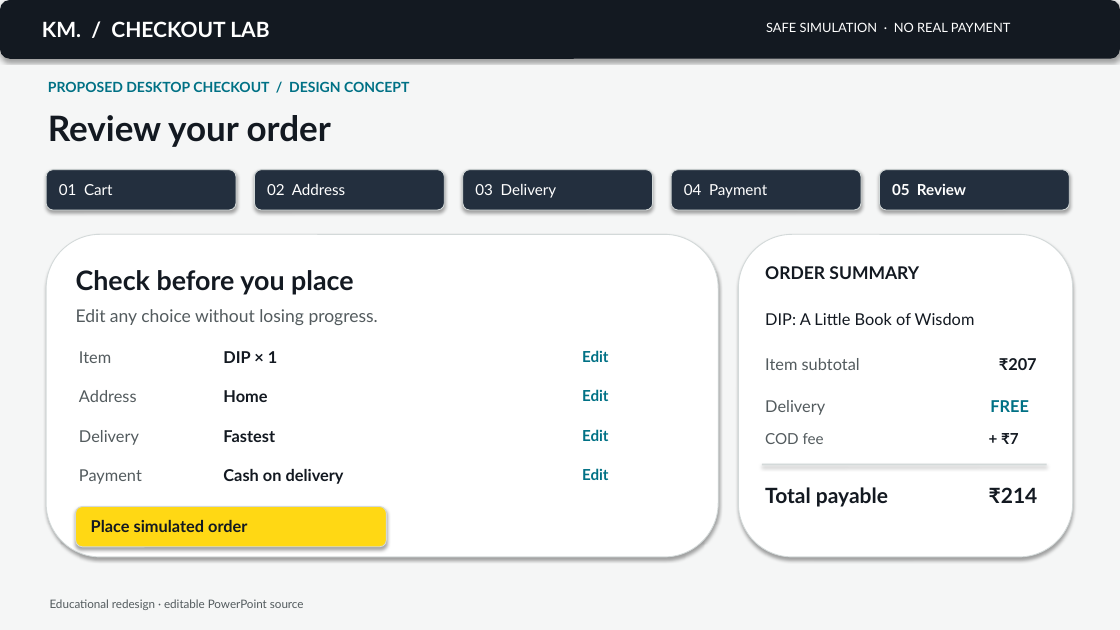
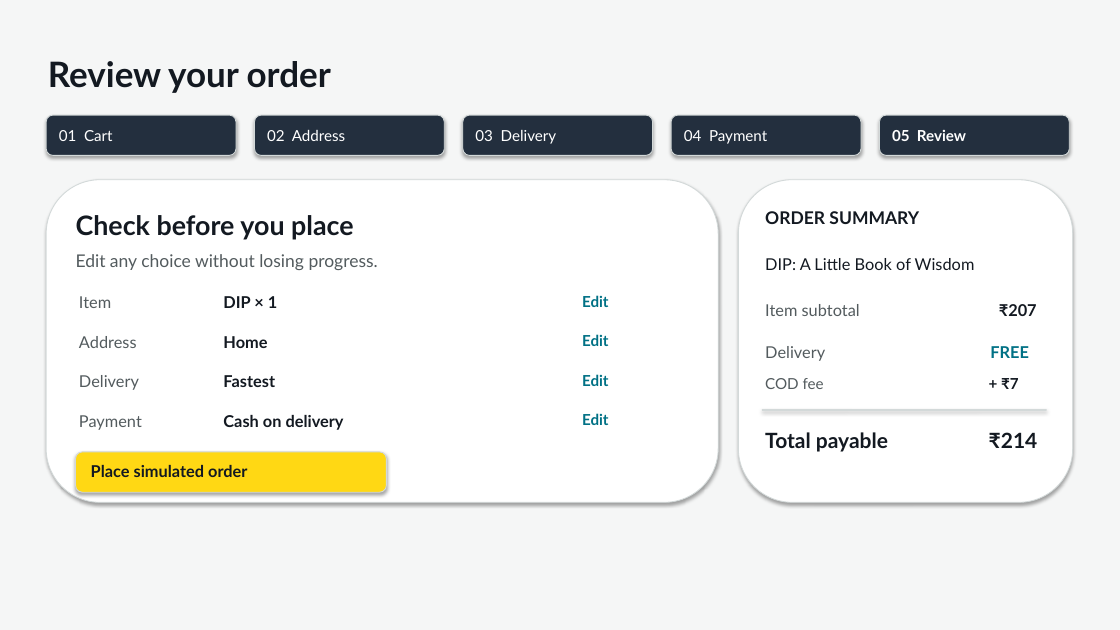
Before and after one commit to kunalmahurkar73-collab/kunalmahurkar73-collab.github.io, a slide deck: slide 5 of assignment/amazon-checkout-editable-design-source.pptx. Drawn at 1120x630 pixels with LibreOffice and Linux fonts; fonts in the diff are those of the drawing. Boxes give left, top, right and bottom in pixels: in the first picture for what was removed or moved away, otherwise in the second. Text is boxed around its words. In the diff, an @@ line names an element or a change of style, - is before the commit and + after.

Commit message:
Remove design annotations from checkout wireframes

```diff
--- a/assignment/amazon-checkout-editable-design-source.pptx
+++ b/assignment/amazon-checkout-editable-design-source.pptx
@@ rounded rectangle removed at bbox=[0, 0, 1120, 59] @@
@@ text removed at bbox=[42, 21, 269, 37] @@
-KM. / CHECKOUT LAB
@@ text removed at bbox=[766, 22, 1011, 32] @@
-SAFE SIMULATION · NO REAL PAYMENT
@@ text removed at bbox=[48, 81, 409, 92] @@
-PROPOSED DESKTOP CHECKOUT / DESIGN CONCEPT
@@ rounded rectangle: place and size @@
-rounded rectangle at bbox=[671, 170, 861, 210]
+rounded rectangle at bbox=[46, 115, 236, 155]
@@ rounded rectangle: place and size @@
-rounded rectangle at bbox=[880, 170, 1070, 210]
+rounded rectangle at bbox=[255, 115, 444, 155]
@@ 3 rounded rectangles: place and size @@
-3 rounded rectangles at bbox=[46, 170, 653, 210]
+3 rounded rectangles at bbox=[463, 115, 1070, 155]
@@ text "Edit": place and size @@
-text "Edit" at bbox=[582, 468, 609, 480]
+text "Edit" at bbox=[582, 295, 609, 307]
@@ 3 texts: place and size @@
-3 texts at bbox=[582, 350, 609, 441]
+3 texts at bbox=[582, 334, 609, 425]
@@ 27 texts, 4 rounded rectangles: place and size @@
-27 texts, 4 rounded rectangles at bbox=[46, 115, 1073, 557]
+27 texts, 4 rounded rectangles at bbox=[46, 61, 1073, 502]
@@ text removed at bbox=[50, 599, 304, 610] @@
-Educational redesign · editable PowerPoint source
```
Also in this commit, not shown: 8 other slides changed, 23 other files.
